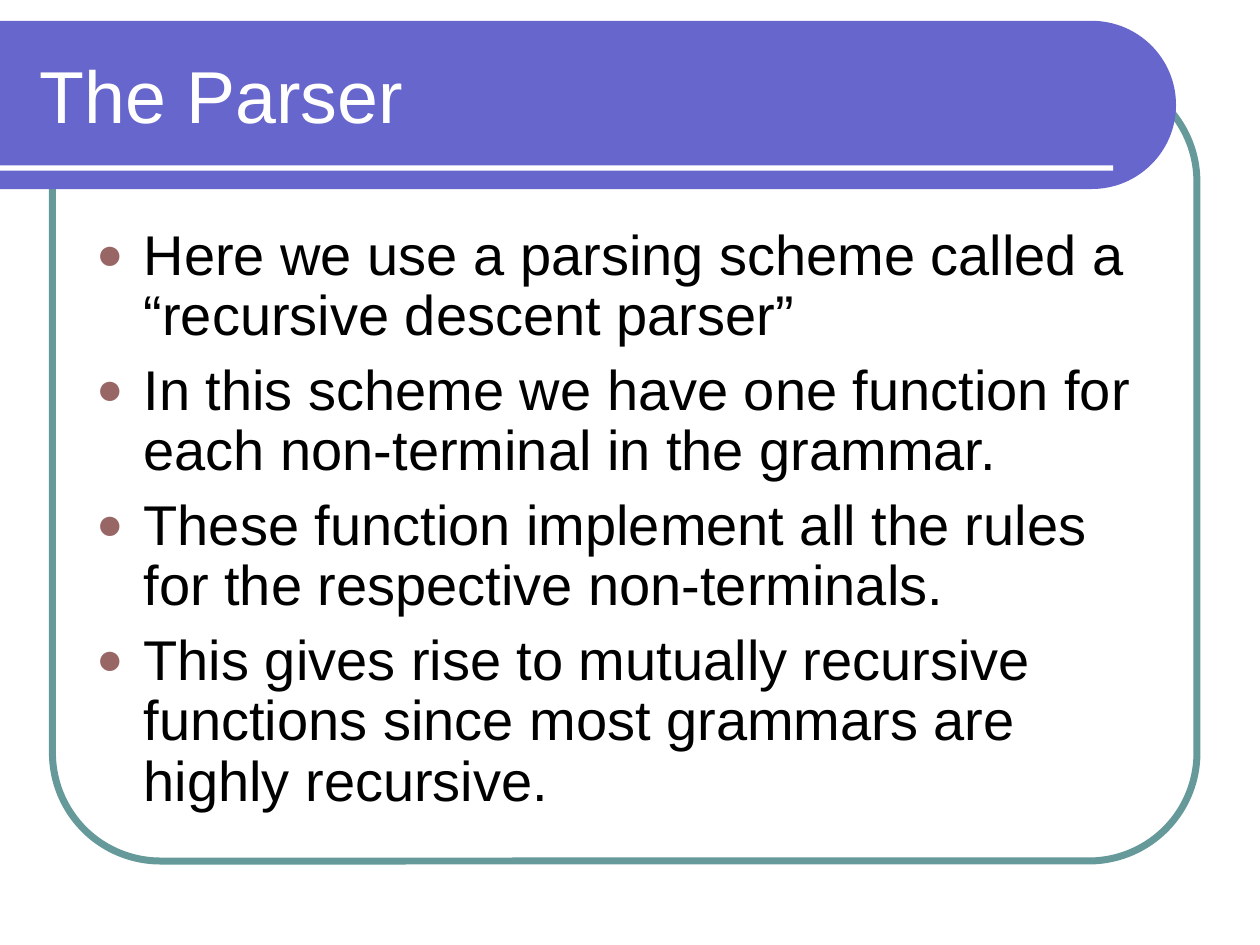
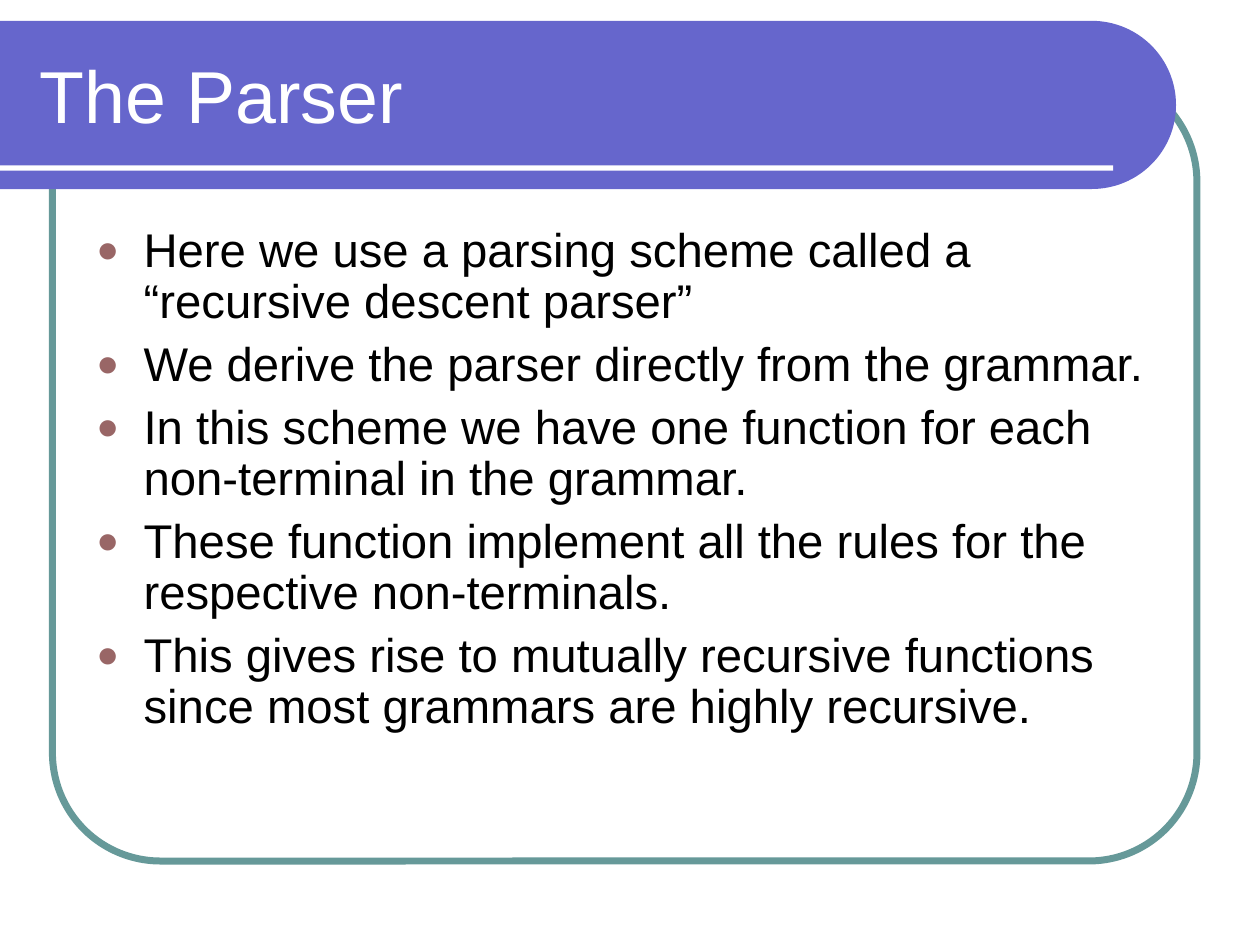
Before and after one commit to lutzhamel/CSC301, a slide deck: slide 16 of notes/csc301-ln012.ppt. Drawn at 1260x945 pixels with LibreOffice and Linux fonts; fonts in the diff are those of the drawing. Boxes give left, top, right and bottom in pixels: in the first picture for what was removed or moved away, otherwise in the second. Text is boxed around its words. In the diff, an @@ line names an element or a change of style, - is before the commit and + after.

```diff
--- a/notes/csc301-ln012.ppt
+++ b/notes/csc301-ln012.ppt
@@ text at box(144, 232, 1094, 733): size 32 to 27 pt in "Here we use a parsing scheme called ...", "In this scheme we have one function ...", "These function implement all the rules for ...", "This gives rise to mutually recursive functions ..."; less space between paragraphs @@
@@ text at box(144, 346, 1143, 391): paragraph added @@
+● We derive the parser directly from the grammar.
```
Also in this commit, not shown: 4 other slides changed, 3 other files.
